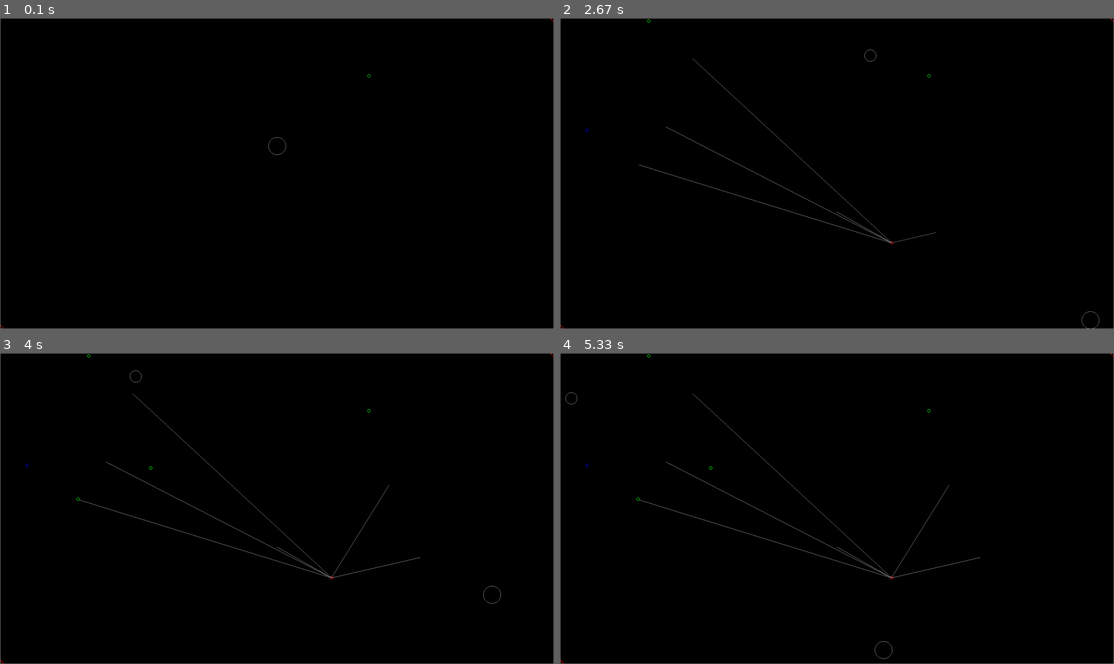
Above: before the commit, frames 1-4 (two rows, left to right).
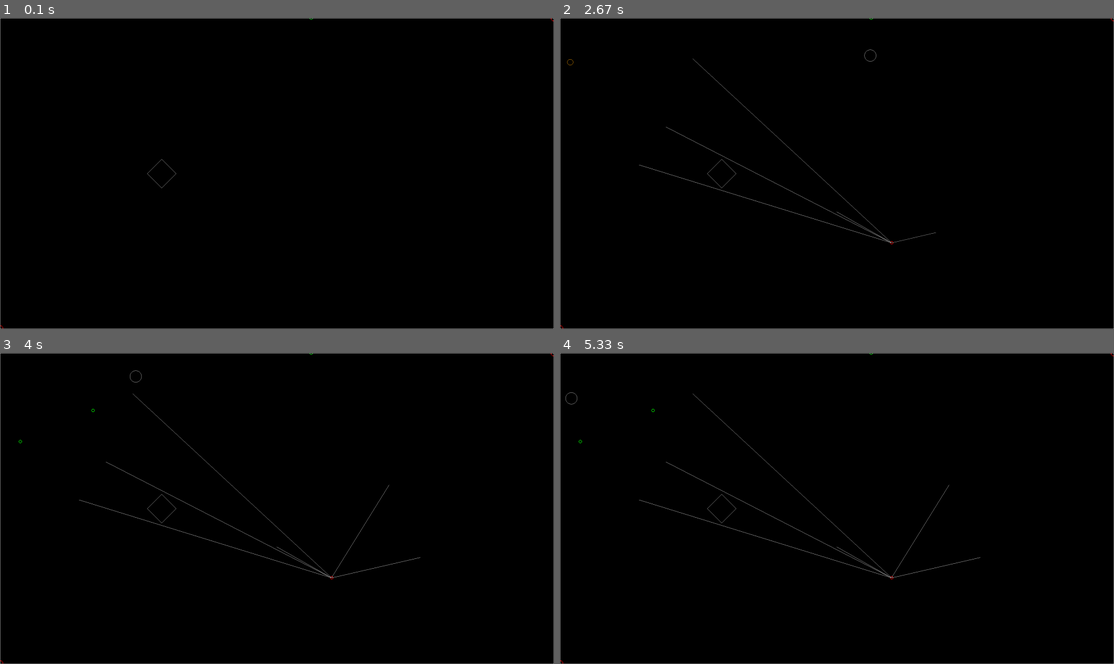
Above: after the commit, the same moments.

Repository: MoronicRocketFanatic/Pythonic_Physics_Engine
Game: pygame game, started from source/main.py
Two runs of this game, one before a commit and one after it. Both use one fixed random seed, a clock stepped at 60 frames per second and the inputs below.
Inputs (mouse positions are in pixels of both pictures, inside the frame that each line leads up to):
- Up to frame 1 (0.1 s): no input
- Up to frame 2 (2.67 s): tap 1 at 0.33 s; press the mouse at (892, 241) at 0.7 s; move the mouse to (776, 185) at 0.8 s; release the mouse at (665, 126) at 0.93 s; hold P 1-1.47 s; hold Right 1-1.47 s; move the mouse to (665, 248) at 1.03 s; press the mouse at (892, 241) at 1.53 s; move the mouse to (792, 148) at 1.63 s; release the mouse at (692, 58) at 1.77 s; press the mouse at (892, 241) at 1.87 s; move the mouse to (764, 204) at 1.97 s; release the mouse at (637, 164) at 2.1 s; press the mouse at (892, 241) at 2.2 s; move the mouse to (864, 226) at 2.3 s; release the mouse at (837, 210) at 2.43 s; press the mouse at (892, 241) at 2.53 s; move the mouse to (936, 232) at 2.63 s
- Up to frame 3 (4 s): release the mouse at (421, 558) at 2.77 s; press the mouse at (332, 576) at 2.87 s; move the mouse to (360, 530) at 2.97 s; release the mouse at (387, 483) at 3.1 s; hold Up 3.67-3.97 s
- Up to frame 4 (5.33 s): hold Right 4-4.47 s; hold Left 4.5-5.03 s; hold Down from 5.07 s (still down)

The runs differ from the first frame. In frame 1, less than 0.1% of the frame differs, in the area x 26-67%, y 0-55%; in frame 2, less than 0.1%; in frame 3, less than 0.1%; in frame 4, less than 0.1%, in the area x 3-67%, y 0-99%.

Commit message:
im going mad

Diff:
--- a/source/main.py
+++ b/source/main.py
@@ -3,7 +3,7 @@
 from pygame import gfxdraw  # noqa: F401
 import pygame_plus # noqa: F401
 import solver # noqa: F401
-from solver import Solver, Ball, Line, Square, Triangle # noqa: F401
+from solver import Solver, Line, Ball, Polygon # noqa: F401
 import math # noqa: F401
 import multiprocessing # noqa: F401
 from random import randint # noqa: F401
@@ -29,10 +29,23 @@
 # grav_objects = [Ball(display, WINDOW_WIDTH/2, WINDOW_HEIGHT/2)]
 # grav_objects = [Ball(display, WINDOW_WIDTH/2, WINDOW_HEIGHT/2-100, 30), Line(display, WINDOW_WIDTH/3, WINDOW_HEIGHT/2, WINDOW_WIDTH/3*2, WINDOW_HEIGHT/2), Line(display, WINDOW_WIDTH/3+50, WINDOW_HEIGHT/2-1000, WINDOW_WIDTH/3+50, WINDOW_HEIGHT/2-100)]
 # grav_objects = [Ball(display, Vector2(WINDOW_WIDTH/2, WINDOW_HEIGHT/2-100), 30), Line(display, Vector2(WINDOW_WIDTH/3, WINDOW_HEIGHT/2), Vector2(WINDOW_WIDTH/3*2, WINDOW_HEIGHT/2))]
-grav_objects = [Ball(display, Vector2(WINDOW_WIDTH/2, WINDOW_HEIGHT/2-100), 30)]
+
+# grav_objects = [Ball(display, Vector2(WINDOW_WIDTH/2, WINDOW_HEIGHT/2-100), 30), Line(display, Vector2(438.0, 260.0), Vector2(826.0, 649.0), anchored=False)]
+# grav_objects =[Ball(display, Vector2(WINDOW_WIDTH/2, WINDOW_HEIGHT/2-100), 30), Line(display, Vector2(249.0, 426.0), Vector2(1011.0, 186.0), anchored=False)]
+# grav_objects =[Ball(display, Vector2(WINDOW_WIDTH/2, WINDOW_HEIGHT/2-100), 30), Polygon(display, Vector2(WINDOW_WIDTH/2, WINDOW_HEIGHT/2)), Ball(display, Vector2(WINDOW_WIDTH/2, WINDOW_HEIGHT/2))]
+# grav_objects = [Ball(display, Vector2(WINDOW_WIDTH/2, WINDOW_HEIGHT/2+200), 10)]
+grav_objects = []
+
 # no_grav_objects = [Line(display, 0, 0, 0, WINDOW_HEIGHT-1, anchored=True), Line(display, 0, WINDOW_HEIGHT-1, WINDOW_W …(181 unchanged characters)…
 no_grav_objects = [Ball(display, Vector2(WINDOW_WIDTH/2, WINDOW_HEIGHT/2+100), anchored=True), Ball(display, Vector2(WI …(253 unchanged characters)…
-not_mouse_objects = [Line(display, Vector2(0, 0), Vector2(0, WINDOW_HEIGHT-2), anchored=True), Line(display, Vector2(0, WINDOW_HEIGHT-1), Vector2(WINDOW_WIDTH-1, WINDOW_HEIGHT-1), anchored=True), Line(display, Vector2(WINDOW_WIDTH-1, WINDOW_HEIGHT-1), Vector2(WINDOW_WIDTH-1, 0+1), anchored=True), Line(display, Vector2(0, 0), Vector2(WINDOW_WIDTH-1, 0), anchored=True)]
+
+# not_mouse_objects = [Line(display, Vector2(728.0, 959.0), Vector2(1366.0, 511.0), anchored=True)]
+not_mouse_objects = [Polygon(display, Vector2(WINDOW_WIDTH/2-400, WINDOW_HEIGHT/2), radius= 50, point_amount= 4, anchored=True), Polygon(display, Vector2(WINDOW_WIDTH/2, WINDOW_HEIGHT/2), radius= 30, point_amount= 3, anchored=True)]
+
+# not_mouse_objects = [Line(display, Vector2(646.0, 413.0), Vector2(660.0, 832.0), anchored=True)]
+box = [Line(display, Vector2(0, 0), Vector2(0, WINDOW_HEIGHT-2), anchored=True), Line(display, Vector2(0, WINDOW_HEIGHT-1), Vector2(WINDOW_WIDTH-1, WINDOW_HEIGHT-1), anchored=True), Line(display, Vector2(WINDOW_WIDTH-1, WINDOW_HEIGHT-1), Vector2(WINDOW_WIDTH-1, 0+1), anchored=True), Line(display, Vector2(0, 0), Vector2(WINDOW_WIDTH-1, 0), anchored=True)]
+not_mouse_objects = not_mouse_objects + box
+
 invisible_physics_objects = [] #for invisible walls, etc
 rendered_objects = [] #rendered but without collisions, gui maybe?
 
@@ -71,22 +84,26 @@
 
         elif event.type == pygame.KEYDOWN:
             if event.key == pygame.K_UP: #Manuever "player"
-                grav_objects[0].position[1] -= 1
+                # grav_objects[0].position[1] -= 1
+                not_mouse_objects[0].position[1] -=.25
 
             elif event.key == pygame.K_DOWN:
-                grav_objects[0].position[1] += 1
+                # grav_objects[0].position[1] += 1
+                not_mouse_objects[0].position[1] +=.25
 
             elif event.key == pygame.K_LEFT:
-                grav_objects[0].position[0] -= 1
+                # grav_objects[0].position[0] -= 1
+                not_mouse_objects[0].position[0] -=.25
 
             elif event.key == pygame.K_RIGHT:
-                grav_objects[0].position[0] += 1
+                # grav_objects[0].position[0] += 1
+                not_mouse_objects[0].position[0] +=.25
 
             elif event.key == pygame.K_p: #print drawn objects for copying
                 temp_list = []
                 for line in mouse_objects:
                     if type(line) == Line:
-                        temp_list.append(f"Line(display, Vector2({line.position[0]}, {line.position[1]}), Vector2({line.position_2[0]}, {line.position_2[1]}), anchored={line.anchored}")
+                        temp_list.append(f"Line(display, Vector2({line.position[0]}, {line.position[1]}), Vector2({line.position_2[0]}, {line.position_2[1]}), anchored={line.anchored})")
                 print(temp_list)
 
             elif event.key == pygame.K_1:
@@ -111,7 +128,12 @@
 
     if drawing:
         mouse_pos = pygame.mouse.get_pos()
+        mouse_vector = Vector2(mouse_pos[0], mouse_pos[1])
         gfxdraw.line(display, int(temp_start[0]), int(temp_start[1]), int(mouse_pos[0]), int(mouse_pos[1]), (165, 165, 165))
+        print(temp_start.angle_to(mouse_vector))
+        normals = [Vector2((-1*(mouse_vector[1] - temp_start[1]), (mouse_vector[0] - temp_start[0]))), Vector2(((mouse_vector[1] - temp_start[1]), -1*(mouse_vector[0] - temp_start[0])))]
+        gfxdraw.aacircle(display, int(normals[0][0]), int(normals[0][1]), 10, (255, 165, 0))
+        gfxdraw.aacircle(display, int(normals[1][0]), int(normals[1][1]), 10, (0, 165, 255))
 
     pygame.display.flip()
 #EXIT PROGRAM
--- a/source/solver.py
+++ b/source/solver.py
@@ -1,11 +1,22 @@
-from time import perf_counter   # noqa: F401
+from time import perf_counter # noqa: F401
 import pygame
 from pygame import Vector2
 from pygame import gfxdraw
 import math
+# from copy import deepcopy
+
 
 # start = perf_counter()
 # print(f"""Function time: (secs): {perf_counter() - start} (millisecs): {(perf_counter() - start)*1000}""")
+
+
+
+
+
+
+
+
+
 class PhysicsObject():
     """Main branch for physics objects to specialize off into."""
 
@@ -155,6 +166,108 @@
 
 
 
+class Polygon(PhysicsObject):
+
+    def __init__(self, surface: pygame.Surface, position: Vector2, points:list[Vector2] = [], radius: float = 10, point_amount: int = 3, color: pygame.Color = (200, 200, 200), anchored: bool = False) -> None:
+        """A polygon physics object that you can manually build or input a radius and points for a procedural generation.
+
+        Args:
+            surface (pygame.Surface): Surface to draw onto.
+            position (Vector2): Center of the polygon.
+            points (list[Vector2], optional): The positions of the polygon's points; needs at least 3 points. Defaults to autogenerated points based on the center and radius if there is not enough points.
+            radius (float, optional): Radius of the procedural polygon. Defaults to 10.
+            point_amount (int, optional): Amount of points to build the procedural polygon. Defaults to 3.
+            color (pygame.Color, optional): Color of the polygon. Defaults to (200, 200, 200) (light gray).
+            anchored (bool, optional): If the polygon is anchored into place or not. Defaults to False.
+        """
+
+        super().__init__(surface, position, color, anchored)
+        self.points = points
+        self.radius = radius
+        self.point_amount = point_amount
+
+        if len(self.points) < 3:
+            self.procedural = True
+            for point in range(point_amount): #still don't understand this s##t...  maybe one day...
+                theta = (2*math.pi)/self.point_amount * point
+                #theta = 6.28 / point amount * point_number
+                coordinates = Vector2((position[0] + radius * math.cos(theta)), (position[1] + radius *math.sin(theta))) #magic?
+                # position  =         ( x   +   radius   *   cosine(theta) ), ( y   +   radius   *   sine(theta) )
+                self.points.append(coordinates) #append vector
+
+        else:
+            self.procedural = False
+
+        self.point_relatives = []
+
+        for point in self.points:
+            self.point_relatives.append(point - self.position)
+
+        # self.last_points = points
+
+
+
+    def update_position(self, delta_time: float) -> None:
+
+        # for point in range(len(self.points)):
+        #     point_displacement = self.points[point] - self.last_points[point]
+        #     self.last_points[point] = self.points[point]
+
+        #     self.points[point] = self.points[point] + point_displacement + self.acceleration * (delta_time*delta_time) #position = position + displacement + acceleration * (delta_time * delta_time)
+
+        super().update_position(delta_time)
+        for point in range(len(self.points)):
+            self.points[point] = self.point_relatives[point] + self.position
+
+
+
+    def draw_antialiased_wireframe(self) -> bool:
+        """Draws the antialiased wireframe of the object.
+
+        Returns:
+            bool: Returns if the object was too far out in the case of an overflow error.
+        """
+        try:
+            gfxdraw.aapolygon(self.surface, self.points, self.color)
+
+        except OverflowError:
+            print(f"OBJECT [{self}] OUT OF BOUNDS, MOVING TO 0, 0 AND KILLING VELOCITY.")
+
+            new_points = []
+            for point in self.points:
+                new_points.append(point - self.position)
+
+            # self.points = deepcopy(new_points)
+
+            gfxdraw.aapolygon(self.surface, self.points, self.color)
+            return True
+
+
+
+    def support_point(self, direction: Vector2) -> Vector2:
+        max_point = Vector2()
+        max_distance = float()
+
+        for point in self.points:
+            distance = point.dot(direction)
+
+            if distance > max_distance:
+                max_distance = distance
+                max_point = point
+
+        return max_point
+
+
+
+
+
+# class Simplex():
+
+#     def __init__(self) -> None:
+#         self.m_size = 0
+
+
+
 
 
 
@@ -225,6 +338,7 @@
             object_1_type = type(object_1)
 
             for object_2 in self.all_objects: #NEEDS BETTER ALGO. THE CONSTANT LOOP + A LOT OF IFS IS PERFORMANCE HEAVY
+
 
                 if object_1 == object_2:
                     continue
@@ -245,6 +359,11 @@
 
                 elif (object_1_type == Line) and (object_2_type == Line):
                     self.line_on_line(object_1, object_2)
+                    continue
+
+
+                elif (object_1_type == Polygon) and (object_2_type == Polygon):
+                    self.gjk(object_1, object_2)
                     continue
 
 
@@ -377,8 +496,8 @@
         gfxdraw.aacircle(line_1.surface, int(line_1.segment_vector[0]), int(line_1.segment_vector[1]), 10, (255, 0, 0))
 
         line_1.normals = [Vector2((-1*(line_1.position_2[1] - line_1.position[1]), (line_1.position_2[0] - line_1.position[0]))), Vector2(((line_1.position_2[1] - line_1.position[1]), -1*(line_1.position_2[0] - line_1.position[0])))]
-        gfxdraw.aacircle(line_1.surface, int(line_1.normals[0][0]+200), int(line_1.normals[0][1]+200), 5, (0, 255, 0))
-        gfxdraw.aacircle(line_1.surface, int(line_1.normals[1][0]+200), int(line_1.normals[1][1]+200), 5, (0, 0, 255))
+        gfxdraw.aacircle(line_1.surface, int(line_1.normals[0][0]), int(line_1.normals[0][1]), 5, (0, 255, 0))
+        gfxdraw.aacircle(line_1.surface, int(line_1.normals[1][0]), int(line_1.normals[1][1]), 5, (0, 0, 255))
 
         x_1 = line_1.position[0] #set x's and y's for easier experience
         x_2 = line_1.position_2[0]
@@ -415,13 +534,70 @@
 
         line_1.normals = [Vector2((-1*(line_1.position_2[1] - line_1.position[1]), (line_1.position_2[0] - line_1.position[0]))), Vector2(((line_1.position_2[1] - line_1.position[1]), -1*(line_1.position_2[0] - line_1.position[0])))]
         line_2.normals = [Vector2((-1*(line_2.position_2[1] - line_2.position[1]), (line_2.position_2[0] - line_2.position[0]))), Vector2(((line_2.position_2[1] - line_2.position[1]), -1*(line_2.position_2[0] - line_2.position[0])))]
+
+        #simple as this
+        # normal = line_2.normals[1] #figure out what normal to use
+        # if line_2.position.angle_to(line_2.position_2) > 0:
+        #     normal = line_2.normals[0].normalize()
+        # else:
+        #     normal = line_2.normals[1].normalize()
+        # # normal = normal.normalize()
+        # delta = .05 #figure out line overlap... temporary solution
+        # #      position += amount of movement * direction * inverse anchored
+        # line_1.position += (delta * .5) * normal * (not line_1.anchored)
+        # line_1.position_2 += (delta * .5) * normal * (not line_1.anchored)
+        # #negative because well... the opposite direction
+        # line_2.position -= (delta * .5) * normal * (not line_2.anchored)
+        # line_2.position_2 -= (delta * .5) * normal * (not line_2.anchored)
+
+
+
+
+
+
+
+
+
+
+        # line_1_referred = Vector2(0,0) - line_1.position
+        # line_2_referred = Vector2(0,0) - line_2.position
+
+        # normalize1 = line_1.normals[0].normalize()
+        # normalize2 = line_2.normals[0].normalize()
+        # dot1 = normalize1.dot(line_1_referred)
+        # # dot2 = normalize2.dot(line_2_referred)
+
+        # if dot1 < 0:
+        #     print(f"NORMAL 1 {normalize1}                   DOT = {dot1}")
+        #     normal = normalize1
+        # else:
+        #     print(f"NORMAL 2 {normalize2}                   DOT = {dot1}")
+        #     normal = normalize2
+
+
+
+        # delta = .5 #figure out line overlap... temporary solution
+        # #      position += amount of movement * direction * inverse anchored
+        # line_1.position += (delta * .5) * normal * (not line_1.anchored)
+        # line_1.position_2 += (delta * .5) * normal * (not line_1.anchored)
+        # #negative because well... the opposite direction
+        # line_2.position -= (delta * .5) * normal * (not line_2.anchored)
+        # line_2.position_2 -= (delta * .5) * normal * (not line_2.anchored)
+
+
+
+
+
+
+
+
         # line_1.normal = line_1.segment_vector.rotate(90)
         # gfxdraw.line(line_1.surface, int(line_1.segment_vector[0]), int(line_1.segment_vector[1]), int(line_1.normal[0]), int(line_1.normal[1]), (0, 255, 0))
 
 
-        line_2.segment_vector = line_2.position_2 - line_2.position
+        # line_2.segment_vector = line_2.position_2 - line_2.position
         # gfxdraw.line(line_1.surface, int(line_2.position[0]), int(line_2.position[1]), int(line_2.segment_vector[0]), int(line_2.segment_vector[1]), (255, 0, 0))
-        line_2.normal = line_2.segment_vector.rotate(90)
+        # line_2.normal = line_2.segment_vector.rotate(90)
         # gfxdraw.line(line_1.surface, int(line_2.segment_vector[0]), int(line_2.segment_vector[1]), int(line_2.normal[0]), int(line_2.normal[1]), (0, 255, 0))
 
         # collision_axis = line_2.normal - line_1.normal
@@ -442,12 +618,12 @@
         # reflection = Vector2(reflection[0], reflection[1])
         # final_reflection = reflection.reflect_ip(line_2.segment_vector)
         # final_reflection = Vector2(final_reflection[0], final_reflection)
-        line_1_velocity_vector = line_1.position - line_1.last_position
-        final_reflection = line_1_velocity_vector
-        final_reflection.reflect_ip(line_2.normals[0])
+        # line_1_velocity_vector = line_1.position - line_1.last_position
+        # final_reflection = line_1_velocity_vector
+        # final_reflection.reflect_ip(line_2.normals[0])
         # final_reflection.reflect_ip(line_2.segment_vector)
 
-        line_1.accelerate(final_reflection*1000000)
+        # line_1.accelerate(final_reflection*1000000)
 
         # line_1.position = line_1.position + (intersect_distance_1 * .5) * line_1.segment_vector *(not line_1.anchored) #distance along the line * the line direction + the original point
         # line_1.position_2 = line_1.position_2 + (intersect_distance_1 * .5) * line_1.segment_vector *(not line_1.anchored)
@@ -455,3 +631,107 @@
         # line_2.position_2 = line_2.position_2 - (intersect_distance_2 * .5) * line_2.segment_vector *(not line_2.anchored)
 
         return True
+
+
+
+    def find_support(self, polygon_1: Polygon, polygon_2: Polygon, direction: Vector2) -> Vector2:
+        return polygon_1.support_point(direction) - polygon_2.support_point(-direction)
+
+
+
+    def gjk(self, polygon_1: Polygon, polygon_2: Polygon) -> bool:
+        self.points = []
+        support_point = self.find_support(polygon_1, polygon_2, Vector2(1, 0))
+
+        self.points.insert(1, support_point)
+
+        self.direction = -support_point
+
+        looping = True
+        while looping:
+            support_point = self.find_support(polygon_1, polygon_2, self.direction)
+
+            if (support_point.dot(self.direction) <= 0):
+                looping = False
+                return False
+
+            self.points.insert(1, support_point)
+
+            if (self.next_simplex(self.points, self.direction)):
+                print("collide")
+                looping = False
+                return True
+            elif len(self.points) > 3:
+                break
+
+    def next_simplex(self, points: list[Vector2], direction: Vector2) -> bool:
+        if len(points) == 2:
+            return self.line(points, direction)
+        elif len(points) == 2:
+            return self.triangle(points)
+
+
+    def same_direction(self, direction: Vector2, a_negative: Vector2) -> bool:
+        return direction.dot(a_negative) > 0
+
+
+    def line(self, points: list[Vector2], direction: Vector2) -> bool:
+        a = self.points[0]
+        b = self.points[1]
+
+        a_b = b - a
+        a_negative = - a
+
+        if self.same_direction(a_b, a_negative):
+            self.direction = a_negative
+
+        else:
+            self.points = a
+            self.direction = a_negative
+
+        return False
+
+
+
+
+    def triangle(self, points: list[Vector2], direction: Vector2) -> bool:
+        point_1 = self.points[0]
+        point_2 = self.points[1]
+        point_3 = self.points[2]
+
+        length_1_2 = point_2 - point_1
+        length_1_3 = point_3 - point_1
+        negative_1 = -point_1
+
+        cross_1_2_3 = length_1_2.cross(length_1_3)
+
+
+        if (self.same_direction(cross_1_2_3.dot(length_1_3), negative_1)):
+            if (self.same_direction(length_1_3, negative_1)):
+                self.points = [point_1, point_3]
+                self.direction = length_1_3.cross(negative_1).cross(length_1_3)
+
+
+            else:
+                return self.line([point_1, point_2], self.direction)
+
+
+
+        else:
+            if (self.same_direction(length_1_2.cross(cross_1_2_3), negative_1)):
+                return self.line([point_1, point_2], self.direction)
+
+
+            else:
+                if (self.same_direction(cross_1_2_3, negative_1)):
+                    self.direction = cross_1_2_3
+
+
+                else:
+                    self.points = [point_1, point_2, point_3]
+                    self.direction = -cross_1_2_3
+
+
+
+
+        return False
